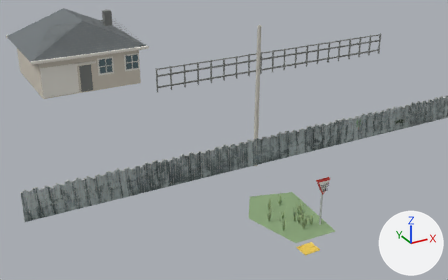
Two versions of the glTF model src/IndoorCycling.Game/Assets/World/PineHill/PineHillGiveWayIntersection.glb, one commit apart.
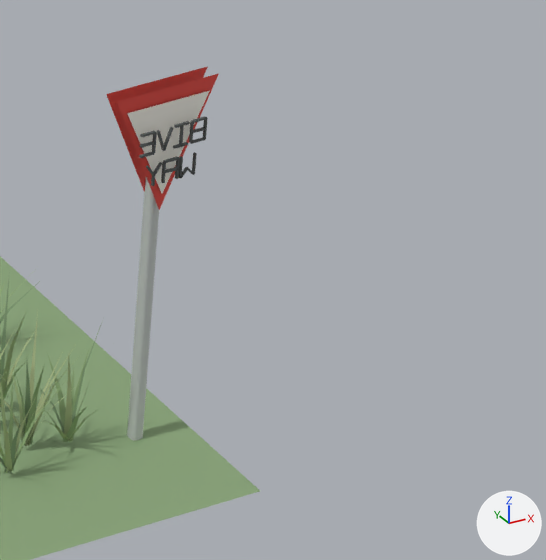
Each version appears first from a 50 mm camera at (-21.2, -16.03, 16.26) aimed at (-7.81, 8.32, 4.08), and next in a close-up on the part from 68% to 83% of the width and 60% to 86% of the height. The axes (+X, +Y, +Z) are drawn at lower right. The lights are the same throughout. The last two pictures show the newer version. Where no turn or scale is listed for an object, it has been applied to the vertices.

Names of what the first close-up shows: 'Approach-facing GIVE WAY legend', 'Give-way enamel face', 'Give-way red triangular sign', 'Give-way steel post', 'Grass berm near kerb', 'PineHillAsset_Ornamental grass blade 0', 'PineHillAsset_Ornamental grass blade 1', 'PineHillAsset_Ornamental grass blade 2', 'PineHillAsset_Ornamental grass blade 3'.
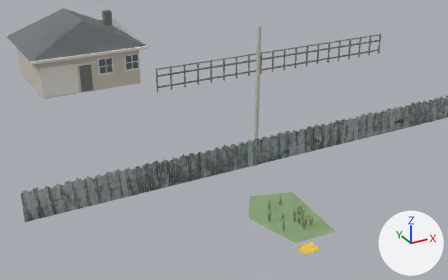
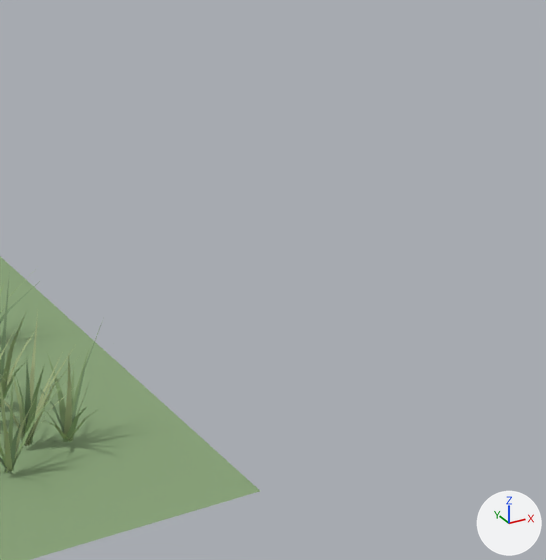
Location of each change, [x1, y1, x2, y2] in pixels of the close-ups (546 x 560 px):
'Give-way steel post', deleted
    before: [127, 177, 159, 441]
'Give-way red triangular sign', deleted (red)
    before: [106, 66, 218, 210]
'Give-way enamel face', deleted
    before: [127, 91, 209, 193]
'Approach-facing GIVE WAY legend', deleted
    before: [139, 116, 208, 186]

What changed in the scene script:
```text
Remove ob_approach_facing_give_way_legend:
    ob_approach_facing_give_way_legend = bpy.data.objects.new('Approach-facing GIVE WAY legend', me_approach_facing_give_way_legendmesh)
    ob_approach_facing_give_way_legend.location = (0.0, 0.0, 0.0)
Remove ob_give_way_enamel_face:
    ob_give_way_enamel_face = bpy.data.objects.new('Give-way enamel face', me_give_way_enamel_facemesh)
    ob_give_way_enamel_face.location = (0.0, 0.0, 0.0)
Remove ob_give_way_red_triangular_sign:
    ob_give_way_red_triangular_sign = bpy.data.objects.new('Give-way red triangular sign', me_give_way_red_triangular_signmesh)
    ob_give_way_red_triangular_sign.location = (0.0, 0.0, 0.0)
Remove ob_give_way_steel_post:
    ob_give_way_steel_post = bpy.data.objects.new('Give-way steel post', me_cube_071)
    ob_give_way_steel_post.location = (-4.2, 5.0, 1.21)
```
